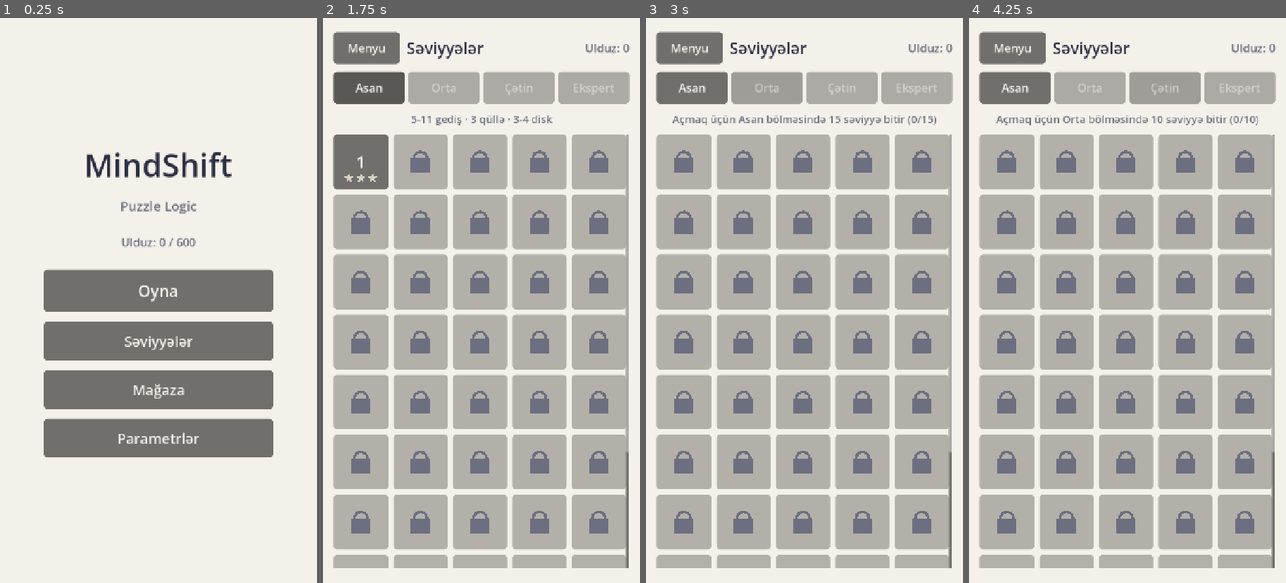
Above: before the commit, frames 1-4 (left to right).
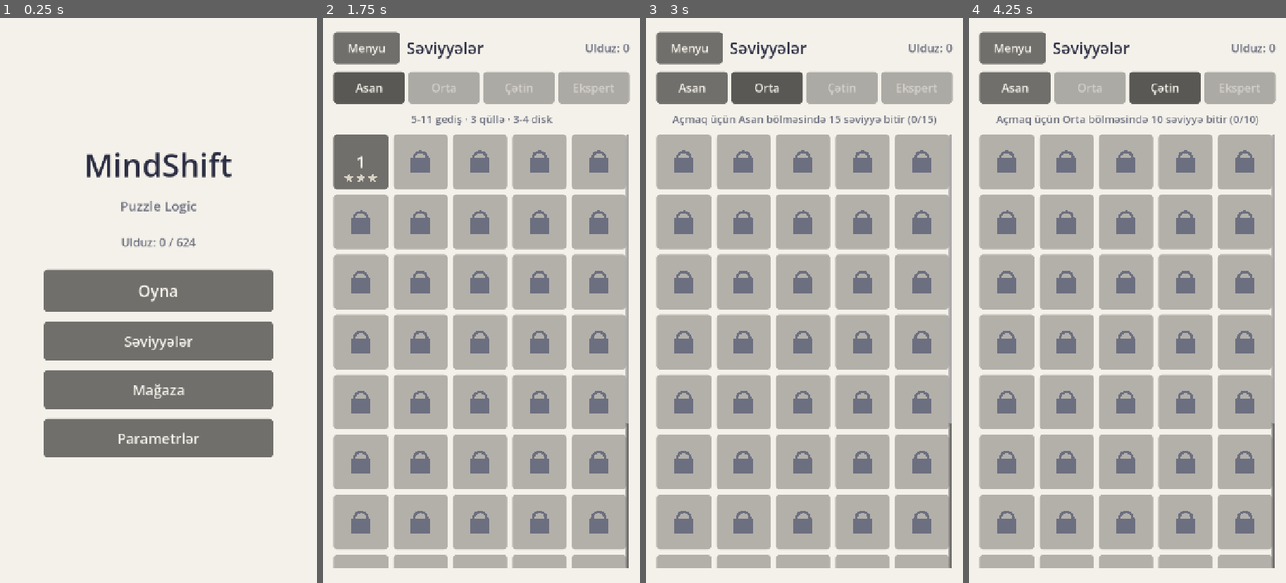
Above: after the commit, the same moments.

Repository: AtillaTegin/mindshift
Game: Godot game, scene res://scenes/main_menu.tscn
The game is run twice, just before and just after one commit, with the same random seed, the same clock (stepped at 60 frames per second) and the same inputs.
Inputs:
- Up to frame 1 (0.25 s): no input
- Up to frame 2 (1.75 s): click "Oyna" at 0.5 s; click "Səviyyələr" at 1.25 s
- Up to frame 3 (3 s): click "Asan" at 2 s; click "Orta" at 2.75 s
- Up to frame 4 (4.25 s): click "Çətin" at 3.5 s

The runs differ from the first frame. In frame 1, less than 0.1% of the frame differs, in the area x 57-62%, y 39-41%; in frame 2, less than 0.1%; in frame 3, 1.3%, in the area x 26-97%, y 9-77%; in frame 4, 1.3%.

Commit message:
Bonus 3: gift cells for bonus levels at the end of every tab
- Level select: after the 50 levels of each tab, its bonus levels (one
  frozen, one fog) as accent-coloured gift cells with their stars. Always
  open, also in a locked tab.
- New code-drawn gift icon (fixed colours) and BonusButton theme variation.
- App.play_bonus(); the board opens bonus files, titles them "Bonus N",
  prices hints like the tab, hides "Next" in the popup and goes back to the
  bonus level's own tab (previously "Next" would have led to Easy 1 and
  "Levels" to a non-existent tab).
- Total stars in the main menu include bonus levels (624); unlocking and
  "Play" ignore them.
- The shown tab is never faded, so a locked tab that is open is visible.

Diff:
--- a/scripts/app.gd
+++ b/scripts/app.gd
@@ -43,7 +43,14 @@
 	_go(GAME_BOARD)
 
 
-## The level the game board should open, once; {} if none was requested.
+## Opens bonus level `file_name` (data/levels/bonus/).
+func play_bonus(file_name: String) -> void:
+	_pending_level = {"bonus": file_name}
+	_go(GAME_BOARD)
+
+
+## The level the game board should open, once: {tier, index}, {bonus: file},
+## or {} if none was requested.
 func take_pending_level() -> Dictionary:
 	var pending: Dictionary = _pending_level
 	_pending_level = {}
--- a/scripts/game_board_controller.gd
+++ b/scripts/game_board_controller.gd
@@ -130,7 +130,8 @@
 	add_child(_popup)
 	var pending: Dictionary = app.take_pending_level() if app != null else {}
 	if not pending.is_empty():
-		var level: Level = LevelCatalog.load_level(pending["tier"], pending["index"])
+		var level: Level = LevelCatalog.load_bonus(pending["bonus"]) if pending.has("bonus") \
+				else LevelCatalog.load_level(pending["tier"], pending["index"])
 		if level != null:
 			start_level(level)
 			return
@@ -302,15 +303,21 @@
 	return pinned
 
 
+## The main level after this one; {} after the last one and for bonus levels
+## (they are side trips, so "Next" never leads out of them).
 func _next_level() -> Dictionary:
 	var level: Level = session.level
+	if level.is_bonus():
+		return {}
 	return LevelCatalog.next_after(level.difficulty, Difficulty.index_of_id(level.id))
 
 
+## Back to the level select, on the tab this level belongs to (a bonus
+## level's own tab).
 func _show_level_select() -> void:
 	var app: Node = get_node_or_null("/root/App")
 	if app != null:
-		app.show_level_select(session.level.difficulty if session != null else "")
+		app.show_level_select(LevelCatalog.economy_tier(session.level) if session != null else "")
 
 
 ## Spec 4.6/4.9: stars from the move count, saved right away, coins for the
@@ -325,6 +332,8 @@
 	last_result = {"stars": stars, "improved": improved, "reward": reward}
 	_popup.show_result(stars, session.move_count, level.min_moves, session.elapsed_seconds,
 			improved, not _next_level().is_empty(), reward)
+	# A bonus level has no "next": the popup offers replay and the level list only.
+	_popup.set_next_visible(not level.is_bonus())
 	level_completed.emit(level, session.move_count, session.elapsed_seconds)
 
 
--- a/scripts/game_icons.gd
+++ b/scripts/game_icons.gd
@@ -6,7 +6,7 @@
 ## - hint: a light bulb (a circle on a narrowing base)
 ## - undo: a counter-clockwise curved arrow (a polyline with an arrowhead)
 
-const KINDS: Array[String] = ["coin", "hint", "undo"]
+const KINDS: Array[String] = ["coin", "hint", "undo", "gift"]
 ## Alpha of an icon on a disabled button.
 const DIMMED_ALPHA: float = 0.4
 
@@ -26,6 +26,8 @@
 			_draw_hint(canvas, square, alpha)
 		"undo":
 			_draw_undo(canvas, square, alpha)
+		"gift":
+			_draw_gift(canvas, square, alpha)
 
 
 static func _square(rect: Rect2) -> Rect2:
@@ -68,6 +70,20 @@
 			_color("coin_shine", 0.8 * alpha), 0.05 * s, true)
 
 
+## Gift (bonus levels): a box with a lid, a ribbon cross and a two-loop bow.
+static func _draw_gift(canvas: CanvasItem, square: Rect2, alpha: float) -> void:
+	var s: float = square.size.x
+	var o: Vector2 = square.position
+	var box: Color = _color("gift", alpha)
+	var ribbon: Color = _color("gift_ribbon", alpha)
+	canvas.draw_rect(Rect2(o + Vector2(0.14, 0.42) * s, Vector2(0.72, 0.48) * s), box)
+	canvas.draw_rect(Rect2(o + Vector2(0.08, 0.3) * s, Vector2(0.84, 0.16) * s), box.lightened(0.15))
+	canvas.draw_rect(Rect2(o + Vector2(0.44, 0.3) * s, Vector2(0.12, 0.6) * s), ribbon)
+	canvas.draw_rect(Rect2(o + Vector2(0.08, 0.34) * s, Vector2(0.84, 0.07) * s), ribbon)
+	for side: float in [-1.0, 1.0]:
+		canvas.draw_circle(o + Vector2(0.5 + side * 0.13, 0.22) * s, 0.1 * s, ribbon, false, 0.05 * s, true)
+
+
 static func _draw_undo(canvas: CanvasItem, square: Rect2, alpha: float) -> void:
 	var s: float = square.size.x
 	var center: Vector2 = square.get_center() + Vector2(0.03 * s, 0.06 * s)
--- a/scripts/level_cell.gd
+++ b/scripts/level_cell.gd
@@ -1,11 +1,13 @@
 class_name LevelCell
 extends PolishedButton
 ## One level in the level select grid: its number, earned stars underneath, or
-## a padlock when locked.
+## a padlock when locked. A bonus cell (bonus mechanics addendum 3) shows a
+## gift instead of a number, has its own colour and is never locked.
 
 var level_index: int = 0
 var stars: int = 0
 var locked: bool = false
+var bonus: bool = false
 
 
 func setup(p_level_index: int, p_stars: int, p_locked: bool) -> void:
@@ -17,10 +19,23 @@
 	queue_redraw()
 
 
+func setup_bonus(p_stars: int) -> void:
+	bonus = true
+	stars = p_stars
+	locked = false
+	disabled = false
+	text = ""
+	theme_type_variation = &"BonusButton"
+	queue_redraw()
+
+
 func _draw() -> void:
 	if locked:
 		_draw_padlock(size * Vector2(0.5, 0.5), size.y * 0.16)
 		return
+	if bonus:
+		var side: float = size.y * 0.46
+		GameIcons.draw(self, "gift", Rect2(Vector2((size.x - side) * 0.5, size.y * 0.12), Vector2(side, side)))
 	var radius: float = size.y * 0.09
 	var y: float = size.y * 0.8
 	for i: int in 3:
--- a/scripts/level_complete_popup.gd
+++ b/scripts/level_complete_popup.gd
@@ -114,6 +114,11 @@
 	_star_count = stars
 
 
+## Hides the "next level" button (bonus levels have no next level).
+func set_next_visible(shown: bool) -> void:
+	_next_button.visible = shown
+
+
 ## Stars earned in the shown result (the animation fills them one by one).
 func get_star_count() -> int:
 	return _star_count
--- a/scripts/level_select_controller.gd
+++ b/scripts/level_select_controller.gd
@@ -3,6 +3,7 @@
 ## stars earned, locked levels greyed out.
 
 signal level_chosen(tier: String, index: int)
+signal bonus_chosen(file_name: String)
 
 ## Tabs of tiers that are still locked are drawn faded (still tappable, so the
 ## player can read what opens them).
@@ -48,6 +49,10 @@
 func show_tier(tier: String) -> void:
 	current_tier = tier
 	_tab_buttons[tier].set_pressed_no_signal(true)
+	# Locked tabs are faded, except the one being shown, so it is clear which is open.
+	for other: String in _tab_buttons:
+		var faded: bool = other != tier and not LevelCatalog.is_tier_unlocked(other, save_system)
+		_tab_buttons[other].modulate.a = LOCKED_TAB_ALPHA if faded else 1.0
 	var app: Node = get_node_or_null("/root/App")
 	if app != null:
 		app.selected_tier = tier
@@ -65,11 +70,31 @@
 				not LevelCatalog.is_unlocked(tier, index, save_system))
 		cell.pressed.connect(_on_cell_pressed.bind(index))
 		_grid.add_child(cell)
+	# Bonus levels close the tab: always open, never counted toward unlocking.
+	for entry: Dictionary in LevelCatalog.bonus_for_tab(tier):
+		var bonus_cell: LevelCell = LevelCell.new()
+		bonus_cell.custom_minimum_size = Vector2(0, 124)
+		bonus_cell.size_flags_horizontal = Control.SIZE_EXPAND_FILL
+		bonus_cell.setup_bonus(save_system.get_stars(entry["id"]))
+		bonus_cell.pressed.connect(_on_bonus_pressed.bind(entry["file"]))
+		_grid.add_child(bonus_cell)
 
 
 ## Cell of the `index`-th level of the current tab (1-based).
 func get_cell(index: int) -> LevelCell:
 	return _grid.get_child(index - 1) as LevelCell
+
+
+## The `index`-th bonus cell of the current tab (1-based), after the levels.
+func get_bonus_cell(index: int) -> LevelCell:
+	return _grid.get_child(LevelCatalog.level_count(current_tier) + index - 1) as LevelCell
+
+
+func _on_bonus_pressed(file_name: String) -> void:
+	bonus_chosen.emit(file_name)
+	var app: Node = get_node_or_null("/root/App")
+	if app != null:
+		app.play_bonus(file_name)
 
 
 ## The line under the tabs: the tier's size, or for a locked tier what opens it.
--- a/scripts/main_menu_controller.gd
+++ b/scripts/main_menu_controller.gd
@@ -63,7 +63,8 @@
 
 
 func _update_progress() -> void:
-	var total_levels: int = 0
+	# Bonus stars count too (user decision 2026-10-09); only unlocking ignores them.
+	var total_levels: int = LevelCatalog.bonus_entries().size()
 	for tier: String in Difficulty.ORDER:
 		total_levels += LevelCatalog.level_count(tier)
 	_progress_label.text = tr("MENU_PROGRESS") % [_save.get_total_stars(), total_levels * 3]
--- a/scripts/theme_manager.gd
+++ b/scripts/theme_manager.gd
@@ -76,6 +76,9 @@
 	"hint": Color("9d8cff"),
 	"hint_base": Color("5b4fc4"),
 	"undo": Color("b4c3d6"),
+	# Bonus levels: gift box and ribbon.
+	"gift": Color("e76f51"),
+	"gift_ribbon": Color("f4b400"),
 	# Frozen disk (bonus mechanics): frosted rim and cracks.
 	"ice": Color("e6f7ff"),
 	"ice_edge": Color("4fb3e8"),
@@ -168,6 +171,13 @@
 	card.content_margin_bottom = 36.0
 	built.set_stylebox("panel", "CardPanel", card)
 
+	# Bonus level cells in the level select: an accent tile, unlike the grey levels.
+	built.set_type_variation("BonusButton", "Button")
+	built.set_stylebox("normal", "BonusButton", _box(colors["accent"]))
+	built.set_stylebox("hover", "BonusButton", _box(colors["accent"].lightened(0.1)))
+	built.set_stylebox("pressed", "BonusButton", _box(colors["accent"].darkened(0.15)))
+	built.set_stylebox("hover_pressed", "BonusButton", _box(colors["accent"].darkened(0.15)))
+
 	# One product row in the shop.
 	built.set_type_variation("RowPanel", "PanelContainer")
 	var row: StyleBoxFlat = _box(colors["surface"], 18)
--- /dev/null
+++ b/tests/test_bonus_ui.gd
@@ -0,0 +1,92 @@
+extends "res://tests/test_case.gd"
+## Bonus levels in the UI (bonus mechanics addendum 3): gift cells at the end
+## of every tab, always open, and bonus boards that lead back to their tab.
+
+const SAVE_PATH: String = "res://.test_saves/test_bonus_ui_save.json"
+
+var _nodes: Array[Node] = []
+var _save: SaveSystem
+
+
+func before_each() -> void:
+	if FileAccess.file_exists(SAVE_PATH):
+		DirAccess.remove_absolute(SAVE_PATH)
+	_save = SaveSystem.new(SAVE_PATH)
+
+
+func after_each() -> void:
+	for node: Node in _nodes:
+		node.get_parent().remove_child(node)
+		node.free()
+	_nodes.clear()
+	if FileAccess.file_exists(SAVE_PATH):
+		DirAccess.remove_absolute(SAVE_PATH)
+
+
+func _add(node: Node) -> Node:
+	(Engine.get_main_loop() as SceneTree).root.add_child(node)
+	_nodes.append(node)
+	return node
+
+
+func test_every_tab_ends_with_open_gift_cells() -> void:
+	var screen: Control = (load("res://scenes/level_select.tscn") as PackedScene).instantiate()
+	screen.save_system = _save
+	_add(screen)
+	_save.record_completion(9004, 2, 40, 60.0)
+	for tier: String in Difficulty.ORDER:
+		screen.show_tier(tier)
+		var entries: Array[Dictionary] = LevelCatalog.bonus_for_tab(tier)
+		assert_true(entries.size() >= 1 and entries.size() <= LevelCatalog.BONUS_PER_TAB, "%s: 1-2 bonus cells" % tier)
+		for i: int in entries.size():
+			var cell: LevelCell = screen.get_bonus_cell(i + 1)
+			assert_true(cell.bonus, "%s bonus %d" % [tier, i + 1])
+			assert_false(cell.locked or cell.disabled, "%s bonus %d is always open" % [tier, i + 1])
+			assert_eq(cell.theme_type_variation, &"BonusButton", "its own colour")
+			assert_true(cell is PolishedButton)
+			var bound: Array = cell.pressed.get_connections()[0]["callable"].get_bound_arguments()
+			assert_eq(bound, [entries[i]["file"]], "opens %s" % entries[i]["file"])
+	screen.show_tier("expert")
+	assert_true(screen.get_cell(1).locked, "the expert tab itself is locked on a fresh save")
+	assert_eq(screen.get_bonus_cell(1).stars, 2, "stars of a played bonus level")
+
+
+func test_gift_icon_is_known() -> void:
+	assert_true(GameIcons.is_known("gift"))
+	assert_true(ThemeManager.ICON_COLORS.has("gift") and ThemeManager.ICON_COLORS.has("gift_ribbon"))
+
+
+func test_bonus_board_has_no_next_and_returns_to_its_tab() -> void:
+	var board: GameBoard = (load("res://scenes/game_board.tscn") as PackedScene).instantiate()
+	board.save_system = _save
+	board.tutorials_enabled = false
+	board.animate_transitions = false
+	board.level_path = LevelCatalog.bonus_dir() + "/fog_02.json"
+	_add(board)
+	assert_eq(LevelCatalog.economy_tier(board.session.level), "medium", "fog_02 lives in the medium tab")
+	assert_eq((board.get_node("%LevelLabel") as Label).text, "Bonus · 6")
+	for move: Move in board.session.level.solution_path:
+		board.on_peg_pressed(move.from_peg)
+		board.on_peg_pressed(move.to_peg)
+	assert_true(board.session.is_solved())
+	assert_eq(board.last_result["stars"], 3)
+	assert_eq(board.last_result["reward"], 8, "coins like any level")
+	assert_eq(_save.get_stars(board.session.level.id), 3, "saved under its bonus id")
+	var popup: LevelCompletePopup = board.get_popup()
+	assert_false((popup.get_node("%NextButton") as Button).visible, "no next level after a bonus")
+	assert_true((popup.get_node("%ReplayButton") as Button).visible)
+	assert_true((popup.get_node("%LevelsButton") as Button).visible)
+	board.restart()
+	board.start_level(LevelCatalog.load_level("easy", 3))
+	for move: Move in board.session.level.solution_path:
+		board.on_peg_pressed(move.from_peg)
+		board.on_peg_pressed(move.to_peg)
+	assert_true((popup.get_node("%NextButton") as Button).visible, "main levels keep their next button")
+
+
+func test_bonus_stars_count_in_the_total_but_not_for_unlocking() -> void:
+	for entry: Dictionary in LevelCatalog.bonus_entries():
+		_save.record_completion(entry["id"], 3, 10, 10.0)
+	assert_eq(_save.get_total_stars(), 3 * LevelCatalog.bonus_entries().size())
+	assert_eq(LevelCatalog.next_to_play(_save), {"tier": "easy", "index": 1}, "Play still starts the main path")
+	assert_false(LevelCatalog.is_tier_unlocked("medium", _save))
--- a/tests/test_icons.gd
+++ b/tests/test_icons.gd
@@ -31,7 +31,7 @@
 
 func test_icon_kinds() -> void:
 	# The drawing itself is checked in a real window (see README, 7).
-	assert_eq(GameIcons.KINDS, ["coin", "hint", "undo"] as Array[String])
+	assert_eq(GameIcons.KINDS, ["coin", "hint", "undo", "gift"] as Array[String])
 	for kind: String in GameIcons.KINDS:
 		assert_true(GameIcons.is_known(kind))
 	assert_false(GameIcons.is_known(""))
--- a/tests/test_menus.gd
+++ b/tests/test_menus.gd
@@ -38,7 +38,7 @@
 	var screen: Control = _level_select()
 	screen.show_tier("easy")
 	var grid: GridContainer = screen.get_node("%Grid")
-	assert_eq(grid.get_child_count(), 50)
+	assert_eq(grid.get_child_count(), 50 + LevelCatalog.bonus_for_tab("easy").size())
 	assert_eq(screen.get_cell(1).stars, 3)
 	assert_eq(screen.get_cell(2).stars, 1)
 	assert_false(screen.get_cell(3).locked, "unlocked by level 2")
@@ -54,12 +54,15 @@
 	assert_eq((screen.get_node("%TierInfo") as Label).text, "5-11 gediş · 3 qüllə · 3-4 disk")
 	screen.show_tier("expert")
 	assert_eq(screen.current_tier, "expert")
-	assert_eq(screen.get_node("%Grid").get_child_count(), 50)
+	assert_eq(screen.get_node("%Grid").get_child_count(), 50 + LevelCatalog.bonus_for_tab("expert").size())
 	assert_true(screen.get_cell(1).locked, "expert is locked on a fresh save")
 	assert_eq((screen.get_node("%TierInfo") as Label).text, "Açmaq üçün Çətin bölməsində 10 səviyyə bitir (0/10)")
 	var tabs: Array[Node] = screen.get_node("%Tabs").get_children()
 	assert_eq((tabs[0] as Button).modulate.a, 1.0, "easy tab normal")
-	assert_true((tabs[3] as Button).modulate.a < 1.0, "locked expert tab faded")
+	assert_eq((tabs[3] as Button).modulate.a, 1.0, "the shown tab is never faded, even when locked")
+	assert_true((tabs[2] as Button).modulate.a < 1.0, "other locked tabs are faded")
+	screen.show_tier("easy")
+	assert_true((tabs[3] as Button).modulate.a < 1.0, "locked expert tab faded when not shown")
 
 
 func test_level_select_shows_how_a_tier_opens() -> void:
@@ -122,7 +125,7 @@
 	var menu: Control = MENU_SCENE.instantiate()
 	(Engine.get_main_loop() as SceneTree).root.add_child(menu)
 	_nodes.append(menu)
-	assert_true((menu.get_node("%ProgressLabel") as Label).text.ends_with("/ 600"))
+	assert_true((menu.get_node("%ProgressLabel") as Label).text.ends_with("/ 624"), "200 main + 8 bonus levels, 3 stars each")
 	assert_false((menu.get_node("%SettingsPanel") as Control).visible)
 	(menu.get_node("%SettingsButton") as Button).pressed.emit()
 	assert_true((menu.get_node("%SettingsPanel") as Control).visible)
Not shown, added: tests/test_bonus_ui.gd.uid
